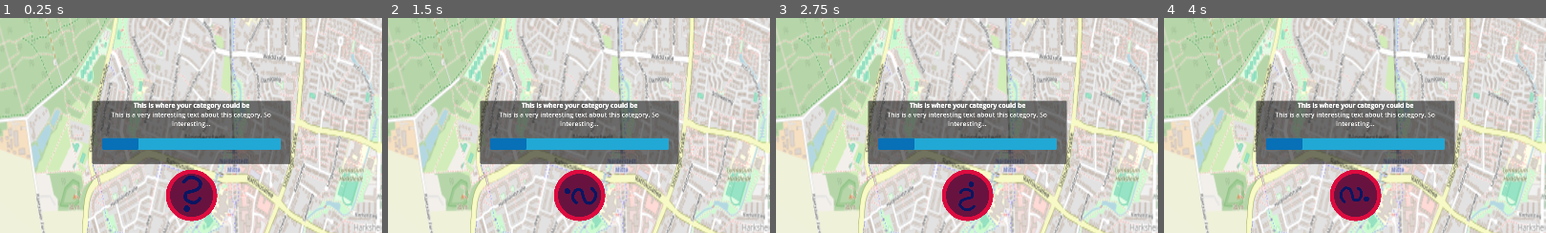
Above: before the commit, frames 1-4 (left to right).
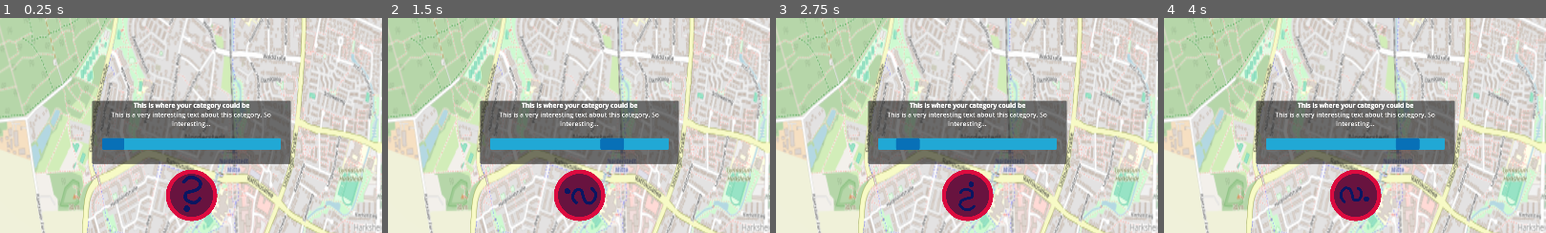
Above: after the commit, the same moments.

Repository: jlddorf/CrossInnovationClass25Norderstedt
Game: Godot game, scene res://scenes/map.tscn
The game is run twice, just before and just after one commit, with the same random seed, the same clock (stepped at 60 frames per second) and the same inputs.
Inputs (mouse positions are % of the whole screen's width and height, from its top left):
- Up to frame 1 (0.25 s): no input
- Up to frame 2 (1.5 s): click (50, 91) at 0.5 s; click (50, 91) at 1.25 s
- Up to frame 3 (2.75 s): click (50, 91) at 2 s
- Up to frame 4 (4 s): no input
The pictures show only the part of the screen within x 25-75%, y 50-100%; the shares and areas given below are measured in that part.

The runs differ from the first frame. In frame 1, 0.2% of the frame differs, in the area x 32-37%, y 56-62%; in frame 2, 0.8%, in the area x 26-62%, y 56-62%; in frame 3, 0.3%; in frame 4, 0.8%.

Commit message:
add indeterminate for null state and update values correctly

Diff:
--- a/scenes/ui_manager.tscn
+++ b/scenes/ui_manager.tscn
@@ -71,8 +71,9 @@
 size_flags_horizontal = 4
 size_flags_vertical = 4
 theme = ExtResource("2_ixhu3")
-value = 20.42
 show_percentage = false
+indeterminate = true
+editor_preview_indeterminate = false
 script = ExtResource("3_gl862")
 
 [node name="MarginContainer" type="MarginContainer" parent="Viewport/Player1Container/VBoxContainer"]
--- a/scripts/station_controller.gd
+++ b/scripts/station_controller.gd
@@ -21,10 +21,15 @@
 		match selectedItem:
 			GlobalValues.Item.NATURE:
 				display.showItemPlaced(GlobalValues.Item.NATURE)
+				amountProgress.makeIndeterminable(false)
 			GlobalValues.Item.NONE:
 				display.showNoItemPlaced()
+				amountProgress.changeValue(0)
+				amountProgress.makeIndeterminable(true)
 		deltaItem = selectedItem
 	if (selectedItem != null && selectedItem != GlobalValues.Item.NONE):
 		var value = GlobalValues.selectedProgress[selectedItem]
 		if (value != null):
 			amountProgress.changeValue(value)
+		else:
+			amountProgress.changeValue(0)
--- a/ui/amountProgress.gd
+++ b/ui/amountProgress.gd
@@ -16,3 +16,6 @@
 
 func changeValue(target: float):
 	self.value = target
+
+func makeIndeterminable(enabled: bool):
+	self.indeterminate = enabled
